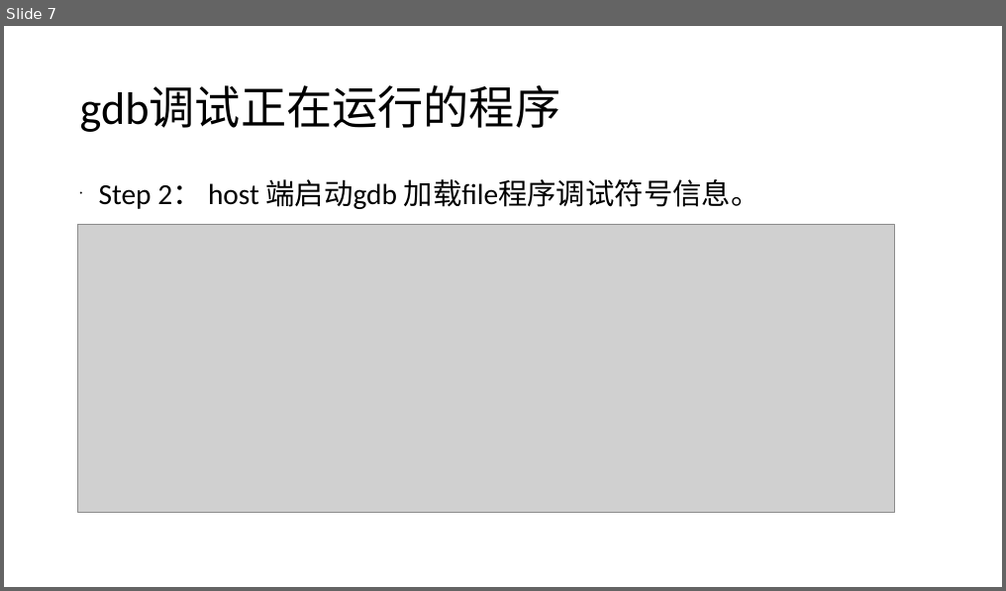
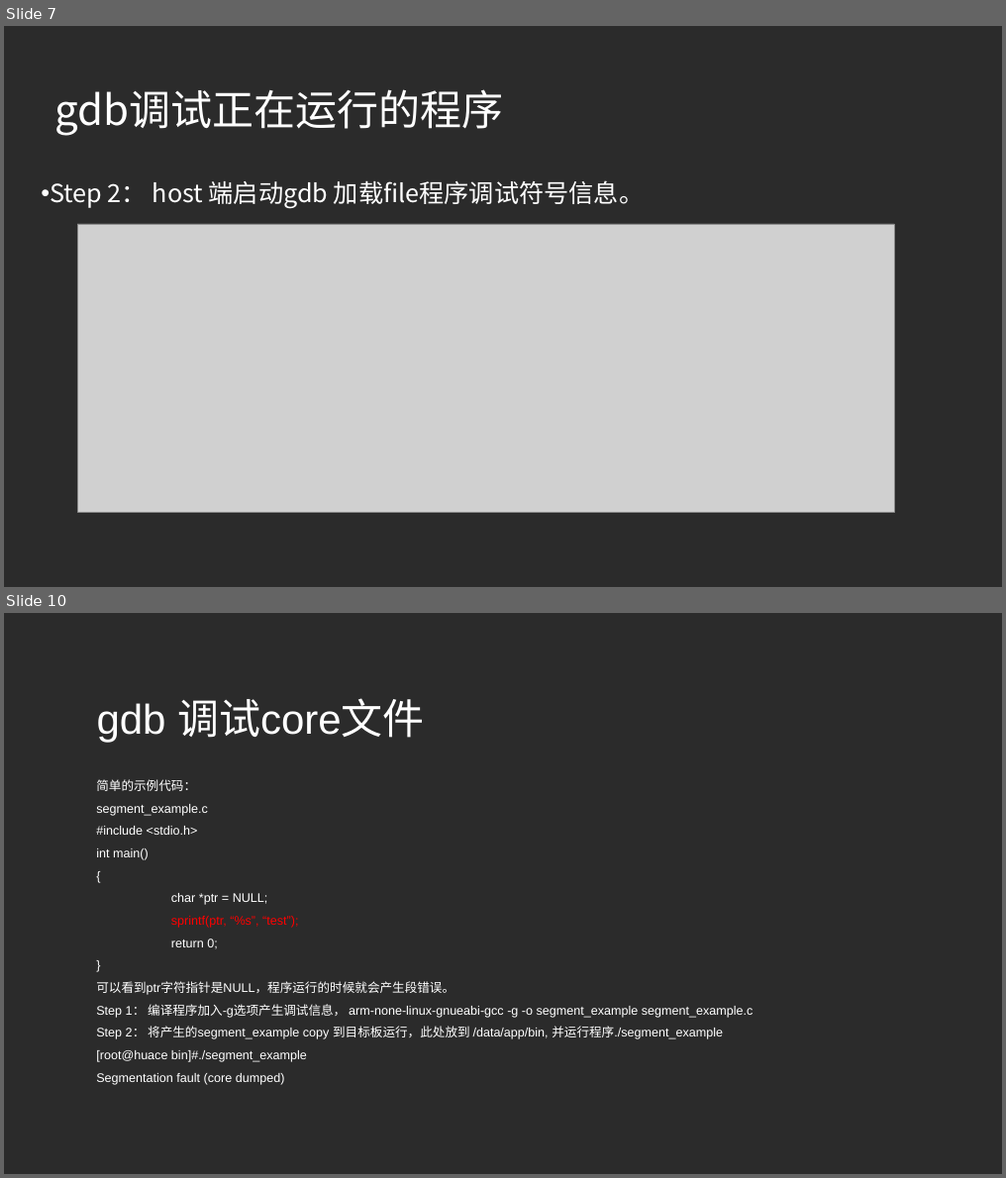
Before and after one commit to beyondforever1993/TestCode, a slide deck: linux调试工具.ppt. Shown one above the other, each under a label of ours: slide 7 before the commit, slides 7 and 10 after it; the slides between them are not shown. The pictures are 1006x591 and 1006x1178 pixels, drawn with LibreOffice and Linux fonts; fonts in the diff are those of the drawing; grey boxes stand for pictures; background and template pictures are left out; a plain dark background stands for a picture behind light text. Boxes give left, top, right and bottom in pixels: in the first picture for what was removed or moved away, otherwise in the second. Text is boxed around its words. In the diff, an @@ line names an element or a change of style, - is before the commit and + after.

```diff
--- a/linux调试工具.ppt
+++ b/linux调试工具.ppt
@@ slide 10 added at [4, 613, 1002, 1174], background picture (left out) @@
@@ title added at [97, 698, 424, 743], 40 pt, text #FFFFFF @@
+gdb 调试core文件
@@ text added at [96, 779, 753, 1085], 12 pt, text #FFFFFF @@
+简单的示例代码：
+segment_example.c
+#include <stdio.h>
+int main()
+{
+char *ptr = NULL;
+sprintf(ptr, “%s”, “test”);
+return 0;
+}
+可以看到ptr字符指针是NULL，程序运行的时候就会产生段错误。
+Step 1： 编译程序加入-g选项产生调试信息， arm-none-linux-gnueabi-gcc -g -o segment_example segment_example.c
+Step 2： 将产生的segment_example copy 到目标板运行，此处放到 /data/app/bin, 并运行程序./segment_example
+[root@huace bin]#./segment_example
+Segmentation fault (core dumped)
@@ slide 7 changed as well @@
@@ background #FFFFFF to picture (left out) @@
@@ title "gdb调试正在运行的程序": place and size @@
-title "gdb调试正在运行的程序" at [80, 86, 561, 132]
+title "gdb调试正在运行的程序" at [55, 89, 504, 136]
@@ title "gdb调试正在运行的程序" at [55, 89, 504, 136]: size 44 to 40 pt, font Calibri to Noto Sans CJK SC, text colour #000000 to #FFFFFF; line spacing 0.9 to 1 @@
@@ text "Step 2： host 端启动gdb 加载file程序调试符号信息。": place and size @@
-text "Step 2： host 端启动gdb 加载file程序调试符号信息。" at [99, 179, 760, 209]
+text "Step 2： host 端启动gdb 加载file程序调试符号信息。" at [50, 180, 644, 209]
@@ text "Step 2： host 端启动gdb 加载file程序调试符号信息。" at [50, 180, 644, 209]: size 28 to 24 pt, font Calibri to Noto Sans CJK SC, text colour #000000 to #FFFFFF; indent changed; line spacing 0.9 to 1; less space between paragraphs; bullet colour #000000 to #FFFFFF @@
```
Also in this commit, not shown: 6 other slides changed, 4 other slides added.
